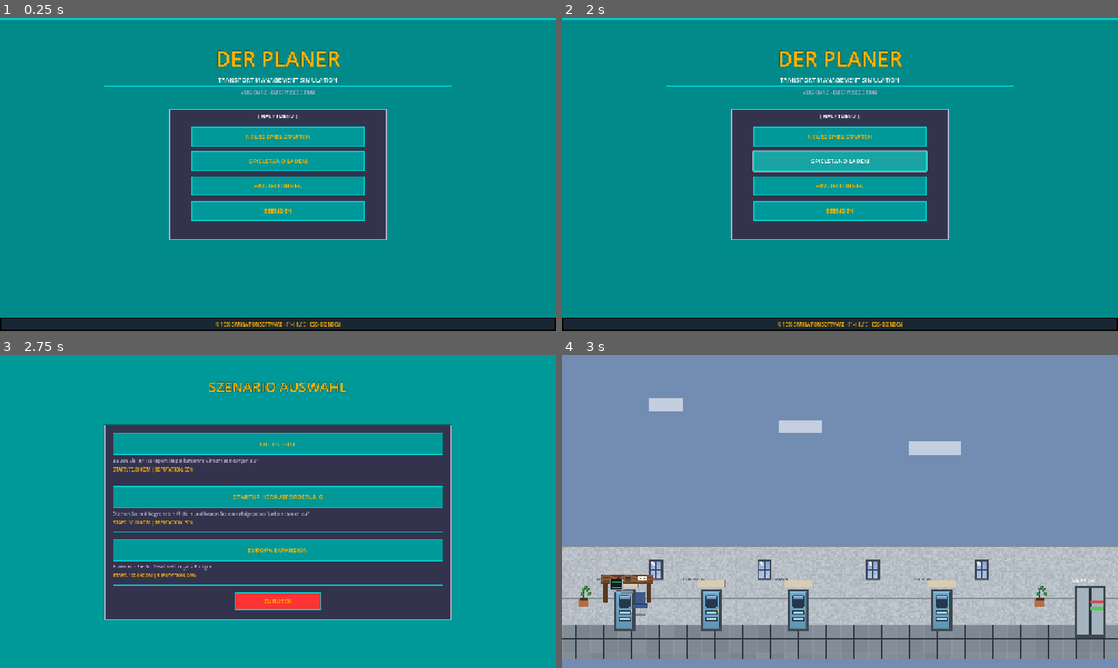
Above: before the commit, frames 1-4 (two rows, left to right).
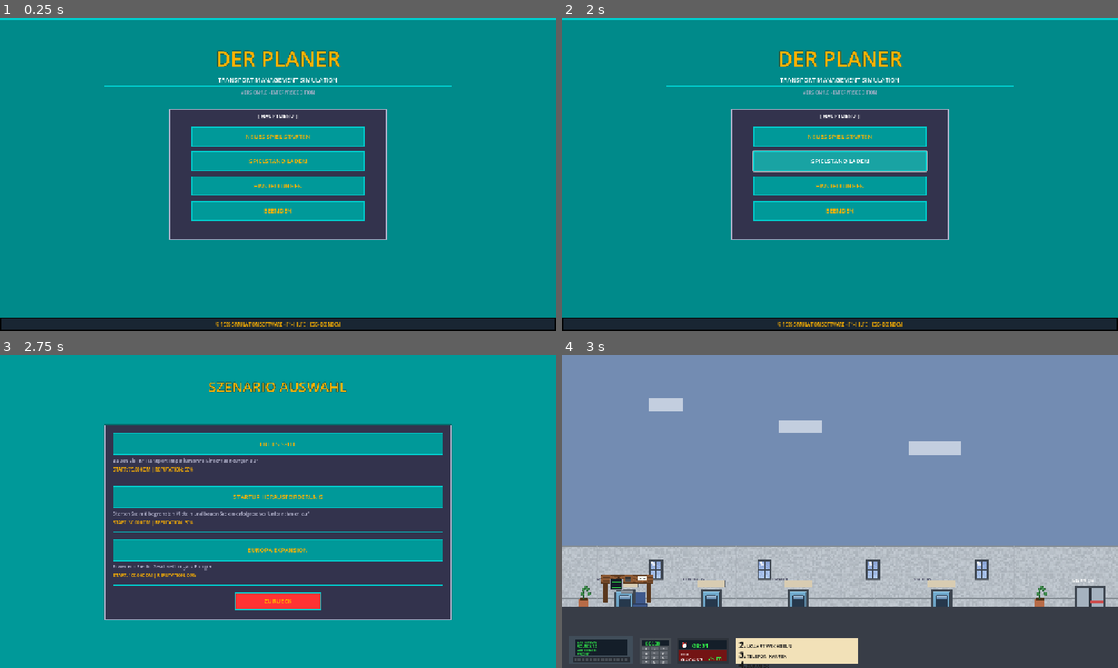
Above: after the commit, the same moments.

Repository: pinkysworld/planer
Game: Godot game, scene res://scenes/main_menu.tscn
Same seed, same stepped clock (60 frames per second), same inputs: the game is played once before the commit and once after it. Sound files missing from this copy of the repository are replaced by a short silence.
Inputs:
- Up to frame 1 (0.25 s): no input
- Up to frame 2 (2 s): click "New Game" at 0.5 s; click "New Game" at 1.25 s
- Up to frame 3 (2.75 s): click "NEUES SPIEL STARTEN" at 2 s
- Up to frame 4 (3 s): click "FREIES SPIEL" at 2.75 s

Frames 1-3 are identical in both runs. In frame 4, 18% of the frame differs, in the area x 0-100%, y 80-100%.
Error before the commit: Parse Error: Invalid operands "int" and "float" for "%" operator. (res://scripts/ui/authentic_planer_hud.gd:248)
Error after the commit: Invalid call. Nonexistent function 'has' in base 'Node (game_manager.gd)'. (res://scripts/ui/authentic_planer_hud.gd:250)

Commit message:
Fix parser error in authentic_planer_hud.gd mission timer

Diff:
--- a/scripts/ui/authentic_planer_hud.gd
+++ b/scripts/ui/authentic_planer_hud.gd
@@ -245,7 +245,10 @@
 		var total_minutes = GameManager.current_day * 24 * 60 + GameManager.current_hour * 60 + GameManager.current_minute
 		var hours = int(total_minutes / 60)
 		var minutes = int(total_minutes % 60)
-		var seconds = int((GameManager.current_minute % 1.0) * 60)
+		# Get seconds from time (or use 0 if not available)
+		var seconds = 0
+		if GameManager.has("current_second"):
+			seconds = GameManager.current_second
 		mission_time_display.text = "%02d:%02d:%02d" % [hours % 100, minutes, seconds]
 
 func _update_money(_company_money: float = 0.0, _private_money: float = 0.0) -> void:
